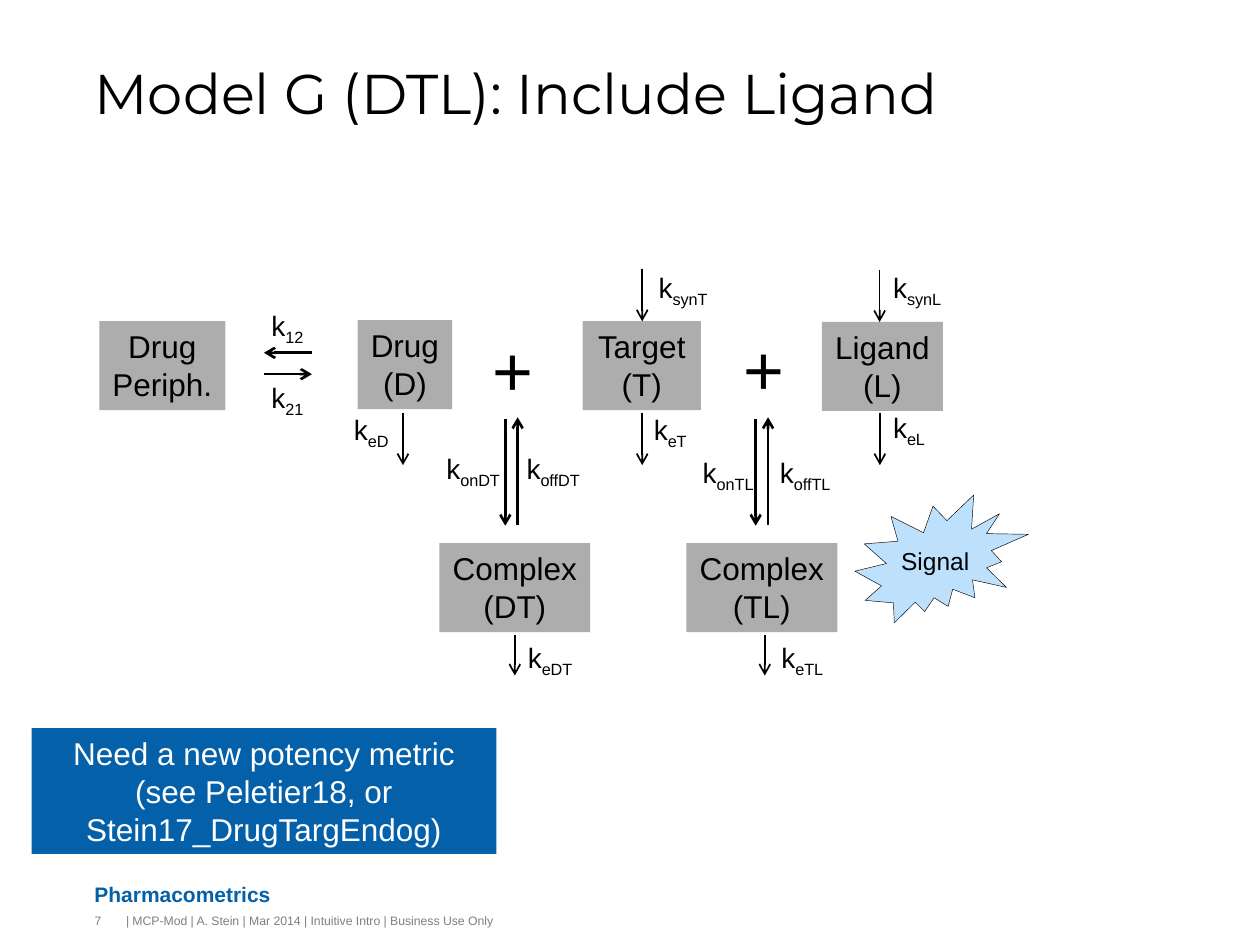
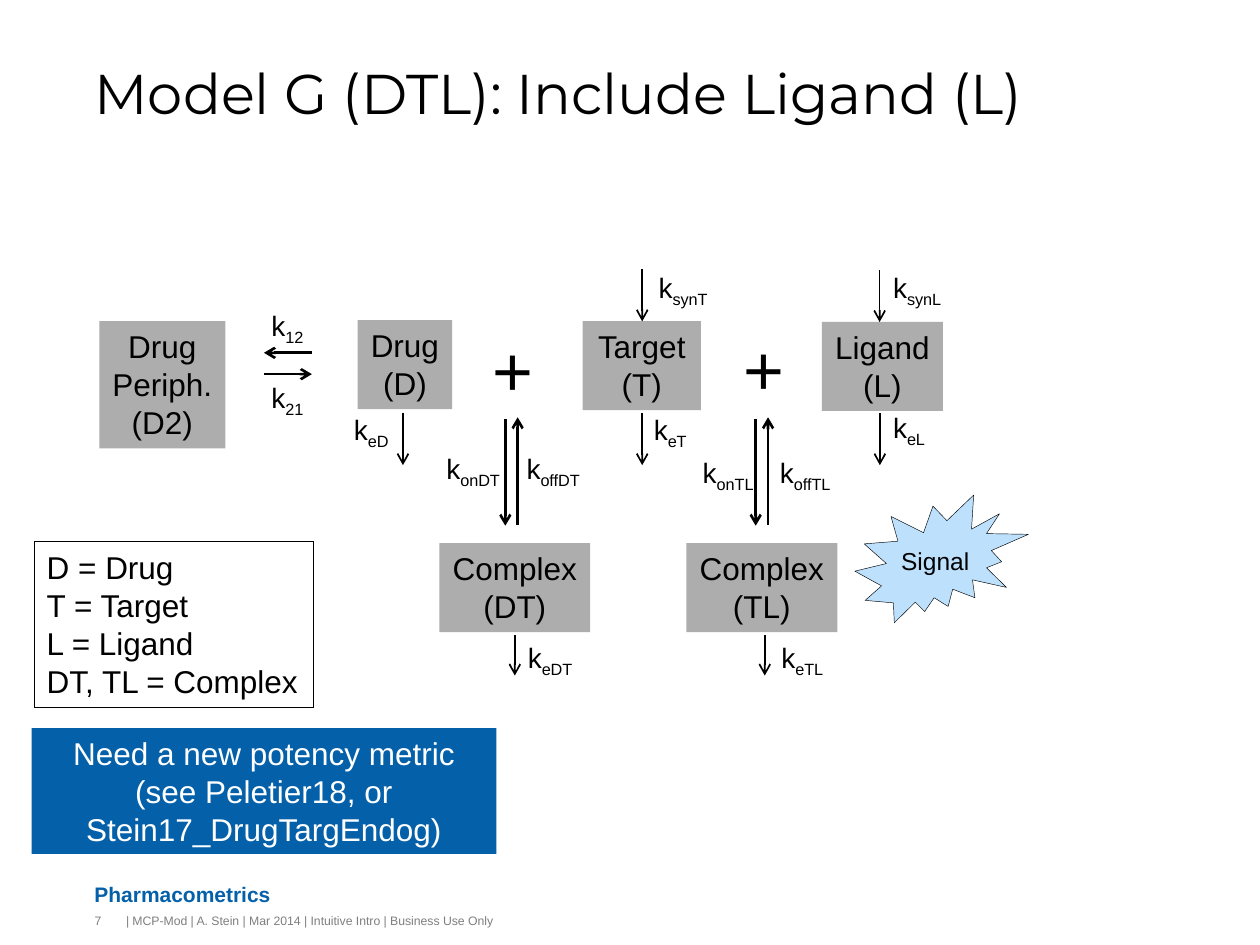
Before and after one commit to iamstein/TMDD_EndogenousLigand, a slide deck: slide 7 of doc/2018-07-24_Stein_Model_Diagram_Library.pptx. Drawn at 1260x945 pixels with LibreOffice and Linux fonts; fonts in the diff are those of the drawing; background and template pictures are left out. Boxes give left, top, right and bottom in pixels: in the first picture for what was removed or moved away, otherwise in the second. Text is boxed around its words. In the diff, an @@ line names an element or a change of style, - is before the commit and + after.

```diff
--- a/doc/2018-07-24_Stein_Model_Diagram_Library.pptx
+++ b/doc/2018-07-24_Stein_Model_Diagram_Library.pptx
@@ title at (x1=94, y1=72, x2=1022, y2=125): text changed @@
-Model G (DTL): Include Ligand
+Model G (DTL): Include Ligand (L)
@@ rectangle "Drug" resized from (x1=100, y1=321, x2=226, y2=411) to (x1=100, y1=321, x2=226, y2=449) @@
@@ text in rectangle at (x1=132, y1=411, x2=193, y2=440): paragraph added @@
+(D2)
@@ rectangle added at (x1=34, y1=542, x2=312, y2=707), outline #000000 0.75 pt, 18 pt, text #000000 @@
+D = Drug
+T = Target
+L = Ligand
+DT, TL = Complex
```
Also in this commit, not shown: 1 other slide changed, 1 slide added, 4 other files.
